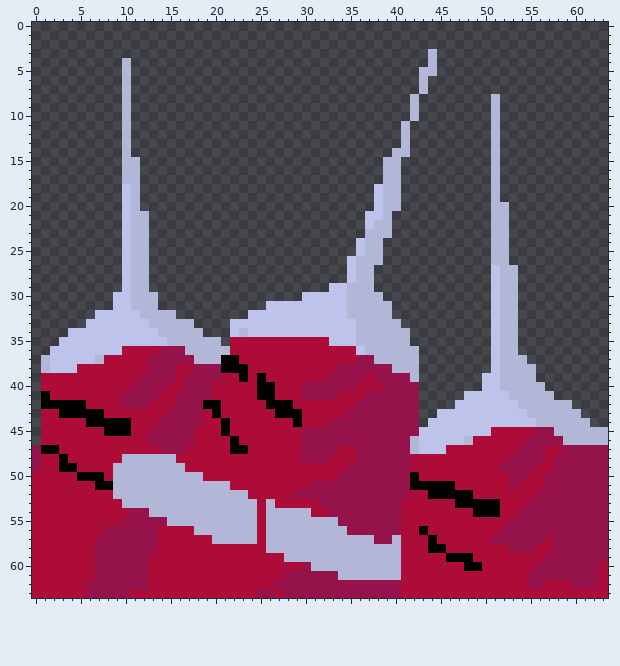
Two versions of one pixel-art sprite, Assets/Art/Gaps/spike_gap.png. Above is the file before it was changed.
The file is 64x64 pixels.
After:
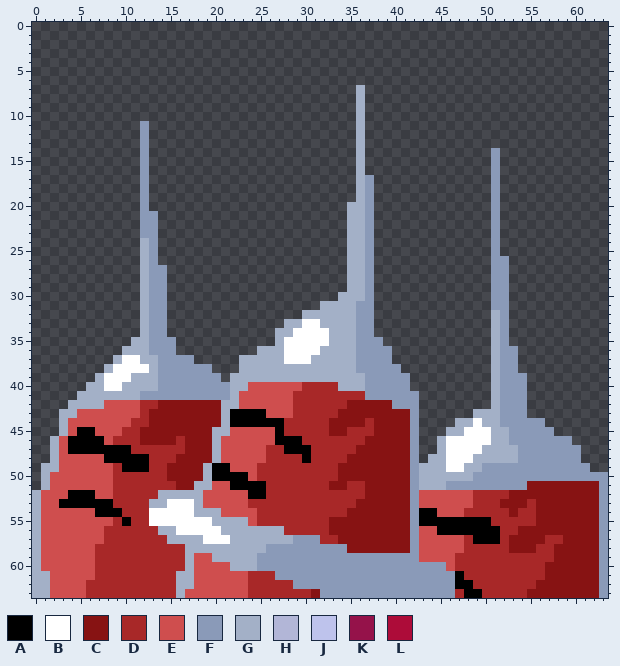
Palette (. is transparent): A #000000  B #ffffff  C #871313  D #a82828  E #cf4e4e  F #8a9ab8  G #a3b0c7  H #b2b6d7  J #bec3ec  K #95124a  L #ad0c39
From the commit log: Isidor made a better spike gap
What changed:
Changed rows in their new state; - is an unchanged pixel.
first column x 0:
 3 --------------------------------------------.-------------------
 4 ----------.---------------------------------.-------------------
 5 ----------.--------------------------------..-------------------
 6 ----------.--------------------------------.--------------------
 7 ----------.-------------------------G------.--------------------
 8 ----------.-------------------------G-----.--------.------------
 9 ----------.-------------------------G-----.--------.------------
10 ----------.-------------------------G-----.--------.------------
11 ----------.-F-----------------------G----.---------.------------
12 ----------.-F-----------------------G----.---------.------------
13 ----------.-F-----------------------G----.---------.------------
14 ----------.-F-----------------------G---..---------F------------
15 ----------..F-----------------------G--..----------F------------
16 ----------..F-----------------------G--..----------F------------
17 ----------..F-----------------------GF-..----------F------------
18 ----------..F-----------------------GF...----------F------------
19 ----------..F-----------------------GF...----------F------------
20 ----------..F----------------------GGF...----------F.-----------
21 ----------..FF---------------------GGF..-----------F.-----------
22 ----------..FF---------------------GGF..-----------F.-----------
23 ----------..FF---------------------GGF..-----------F.-----------
24 ----------..GF---------------------GGF.------------F.-----------
25 ----------..GF---------------------GGF.------------F.-----------
26 ----------..GF---------------------GGF.------------FF-----------
27 ----------..GFF--------------------GGF-------------FF.----------
28 ----------..GFF--------------------GGF-------------FF.----------
29 ----------..GFF------------------..GGF-------------FF.----------
30 ---------...GFF---------------....GGGF.------------FF.----------
31 ---------...GFF-----------......GGGGFF..-----------FF.----------
32 -------.....GFF.--------......GGGGGGFF..-----------GF.----------
33 ------......GFF...----......GGBBGGGGFF...----------GF.----------
34 ----........GFF....---.....GGBBBBGGGFF....---------GF.----------
35 ---........GGFFF.....-.....GBBBBBGGGFFF...---------GF.----------
36 --........GGGFFF.........GGGBBBBGGGGFFFF...--------GFF----------
37 -........GBBGGFFFF.....GGGGGBBBGGGGGFFFF...--------GFF.---------
38 -.......GBBBBGFFFFFF...GGGGGGGGGGGGGFFFFF..--------GFF..--------
39 -......GBBBGGGFFFFFFF.GGGGGGGGGGGGGGGFFFFF.-------.GFFF.--------
40 -.....GGBBGGGGFFFFFFFFGGEEEEEEDDDDGGGFFFFF.-------.GFFF..-------
41 -....GGGGGGGFFFFFFFFFFGEEEEEEDDDDDDDDFFFFFF-----...GFFF...------
42 -...GGGGEEEEDDCCCCCCCGGEEEEEEDDDDDDCCCCCFFF----....GFFF.....----
43 -..GGEEEEEEEDCCCCCCCCGAAAAEEEDDDDDCCCCCCCCF--....GGGFFF......---
44 -..GEEEEEEEDDCCCCCCCCGAAAAAADDDDDCCCCDCCCCF-...GGBGGFFFFF.....--
45 -..GEAAEEEDDCCCCCCCCGGEEEEEADDDDDCCDDDCCCCF...GGBBBGGFFFFF......
46 -.GEAAAAEDDDCCCCDCCCGEEEEEEAAADDDDDDDCCCCCF..GBBBBBGGFFFFFFF....
47 ..GEAAAAAAADDDDDDCCCGEEEEEDDAAADDDDDCCCCCCF..GBBBBGGGGFFFFFFF...
48 ..GEEEEEAAAAADDDCCCCGEEEEEDDDDADDDDCCCCCCCF.GGBBBGGGGGFFFFFFF...
49 .GGEEEEEEDAAADDCCCCGAAEEEDDDDDDDDDCCCCCCCCFGGGBBGGFFFFFFFFFFFF..
50 .GEEEEEEEDDDDDDCCCCGAAAAEDDDDDDDDDCCCCCCCCFGGGGGGFFFFFFFFFFFFFFF
51 .GEEEEEEEDDDDDDDCCGGEEAAAADDDDDDDCCDDCCCCCFGGGFFFFFFFFFCCCCCCCCF
52 GEEEAAAEEDDDDDGGGGGEEEEEAADDDDDDDDDDDCCCCCFEEEEEEDDDDCCCCCCCCCCF
53 GEEAAAAAADDDDGGBBBGEEEEEDDDDDDDDDDDDCCCCCCFEEEEEEDDDCCCDCCCCCCCF
54 GEEEEEEAAADDDBBBBBGGGEEEEDDDDDDDDDDCCCCCCCFAAEEEDDDDDCDDCCCCCCCF
55 GEEEEEEEEDADDBBBBBBBGGGGEDDDDDDDDCCCCCCCCCFAAAAAAAADDDDDCCCCCCCF
56 GEEEEEEEDDDDDDGGBBBBBGGGGGGGDDDDDCCCCCCCCCFEEAAAAAAADDCCCCCCCCCF
57 GEEEEEEEDDDDDDDGGGGBBBGGGGGGGFFFDDCCCCCCCCFEEEEEDAAADCCCCDDCCCCF
58 GEEEEEEDDDDDDDDDDGGGGGGGGGFFFFFFFFFCCCCCCCFEEEEEDDDDDCCCDDCCCCCF
59 GEEEEEEDDDDDDDDDDGEEGGGGGFFFFFFFFFFFFFFFFFFEEEEDDDDDDDDDDDCCCCCF
60 GEEEEEEDDDDDDDDDDGEEEEGGGFFFFFFFFFFFFFFFFFFFFFEDDDDDDDDDDCCCCCCF
61 GGEEEEEDDDDDDDDDGGEEEEEEDDDFFFFFFFFFFFFFFFFFFFFADDDDDDDDDCCCCCCF
62 GGEEEEDDDDDDDDDDGGEEEEEEDDDDDFFFFFFFFFFFFFFFFFFAADDDDDDDCCCCCCCF
63 GGEEEEDDDDDDDDDDGEEEEEEEDDDDDDDCFFFFFFFFFFFFFFFDAADDDDDCCCCCCCCF
